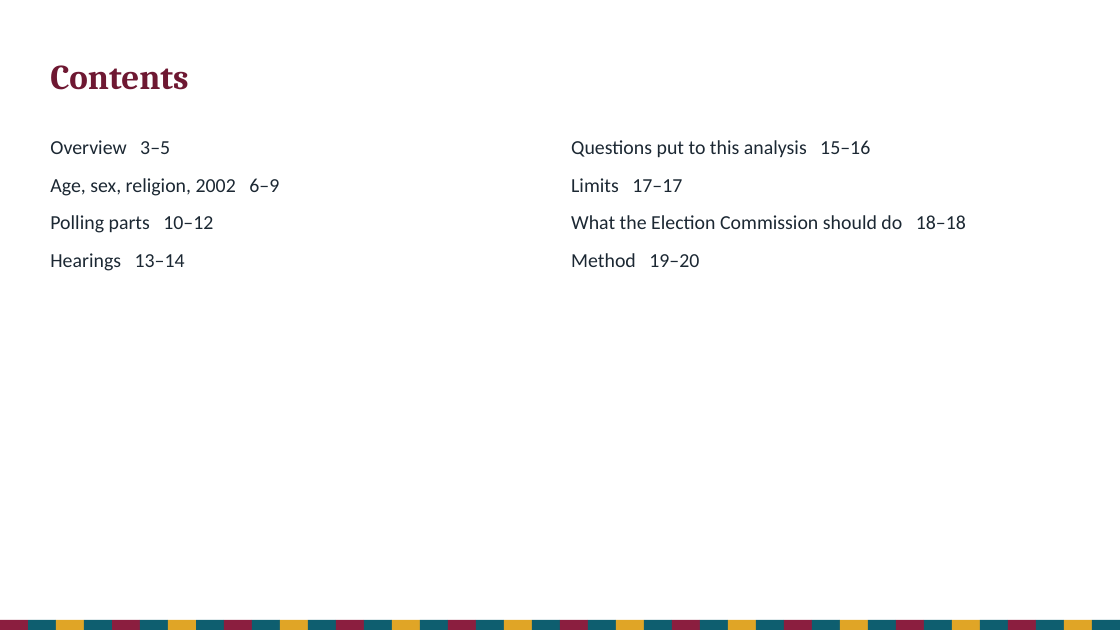
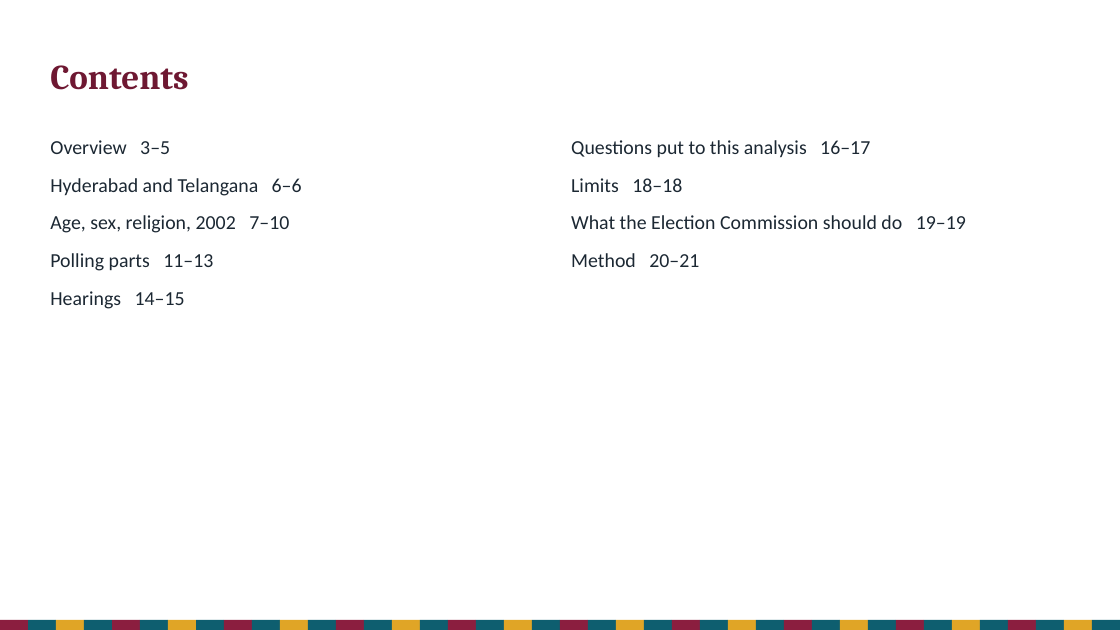
Before and after one commit to Varnasr/INDIA-DATA, a slide deck: slide 2 of reports/hyderabad-old-city-sir-2026-deck.pptx. Drawn at 1120x630 pixels with LibreOffice and Linux fonts; fonts in the diff are those of the drawing. Boxes give left, top, right and bottom in pixels: in the first picture for what was removed or moved away, otherwise in the second. Text is boxed around its words. In the diff, an @@ line names an element or a change of style, - is before the commit and + after.

```diff
--- a/reports/hyderabad-old-city-sir-2026-deck.pptx
+++ b/reports/hyderabad-old-city-sir-2026-deck.pptx
@@ text at bbox=[571, 140, 966, 267]: text changed @@
-Questions put to this analysis 15–16
-Limits 17–17
-What the Election Commission should do 18–18
-Method 19–20
+Questions put to this analysis 16–17
+Limits 18–18
+What the Election Commission should do 19–19
+Method 20–21
@@ text at bbox=[50, 178, 302, 309]: text changed @@
-Age, sex, religion, 2002 6–9
-Polling parts 10–12
-Hearings 13–14
+Hyderabad and Telangana 6–6
+Age, sex, religion, 2002 7–10
+Polling parts 11–13
+Hearings 14–15
```
Also in this commit, not shown: 14 other slides changed, 1 slide added, 26 other files.
